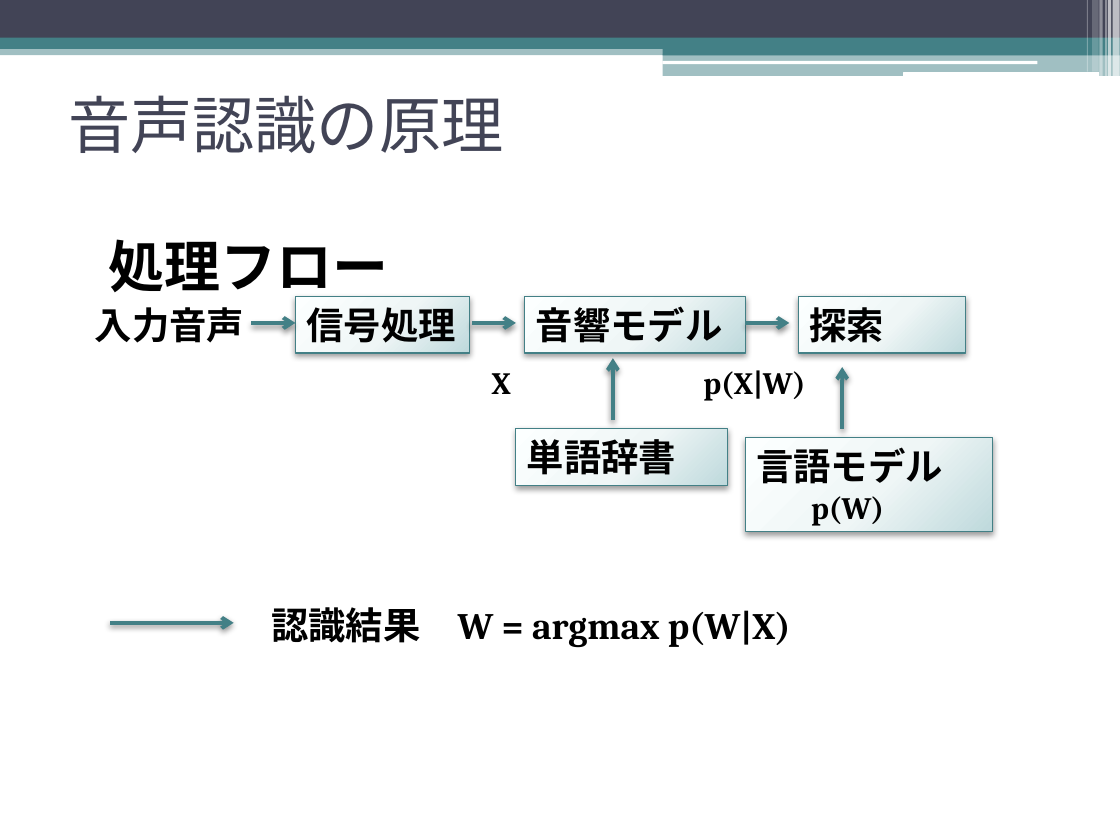
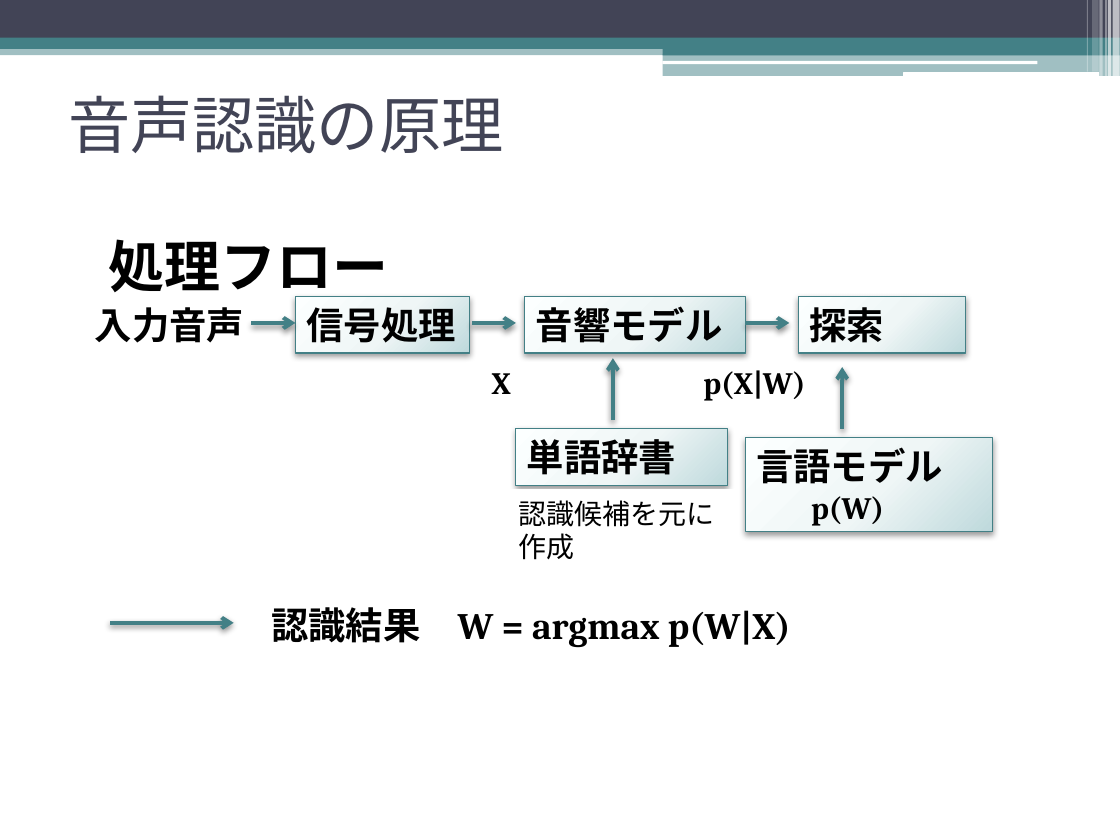
Before and after one commit to Shell-Wataru/AutoRecognition, a slide deck: slide 14 of RecogSlide.pptx (slide 18 before the commit). Drawn at 1120x840 pixels with LibreOffice and Linux fonts; fonts in the diff are those of the drawing. Boxes give left, top, right and bottom in pixels: in the first picture for what was removed or moved away, otherwise in the second. Text is boxed around its words. In the diff, an @@ line names an element or a change of style, - is before the commit and + after.

```diff
--- a/RecogSlide.pptx
+++ b/RecogSlide.pptx
@@ rectangle added at (507,491,737,570), fill #FFFFFF, outline #FFFFFF 1.5 pt, 18 pt, text #000000 @@
+認識候補を元に作成
```
Also in this commit, not shown: 7 other slides changed, 5 other files.
